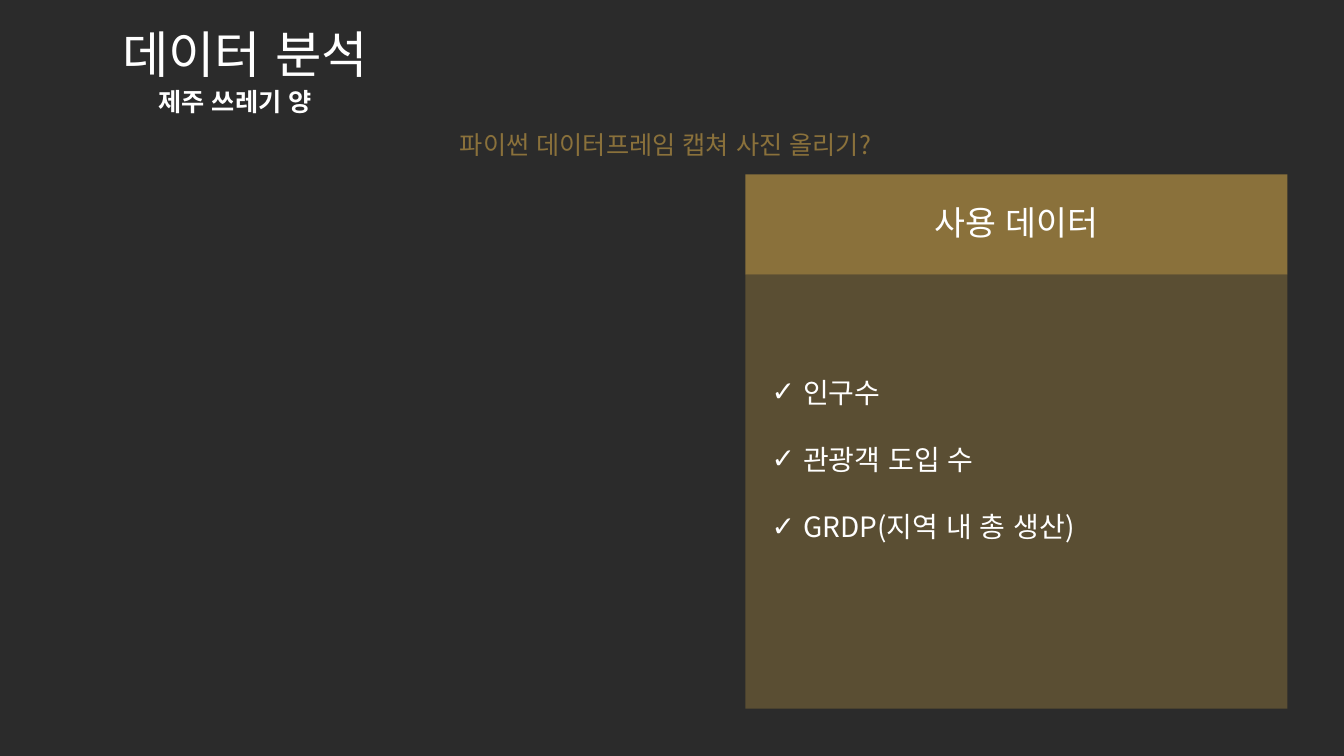
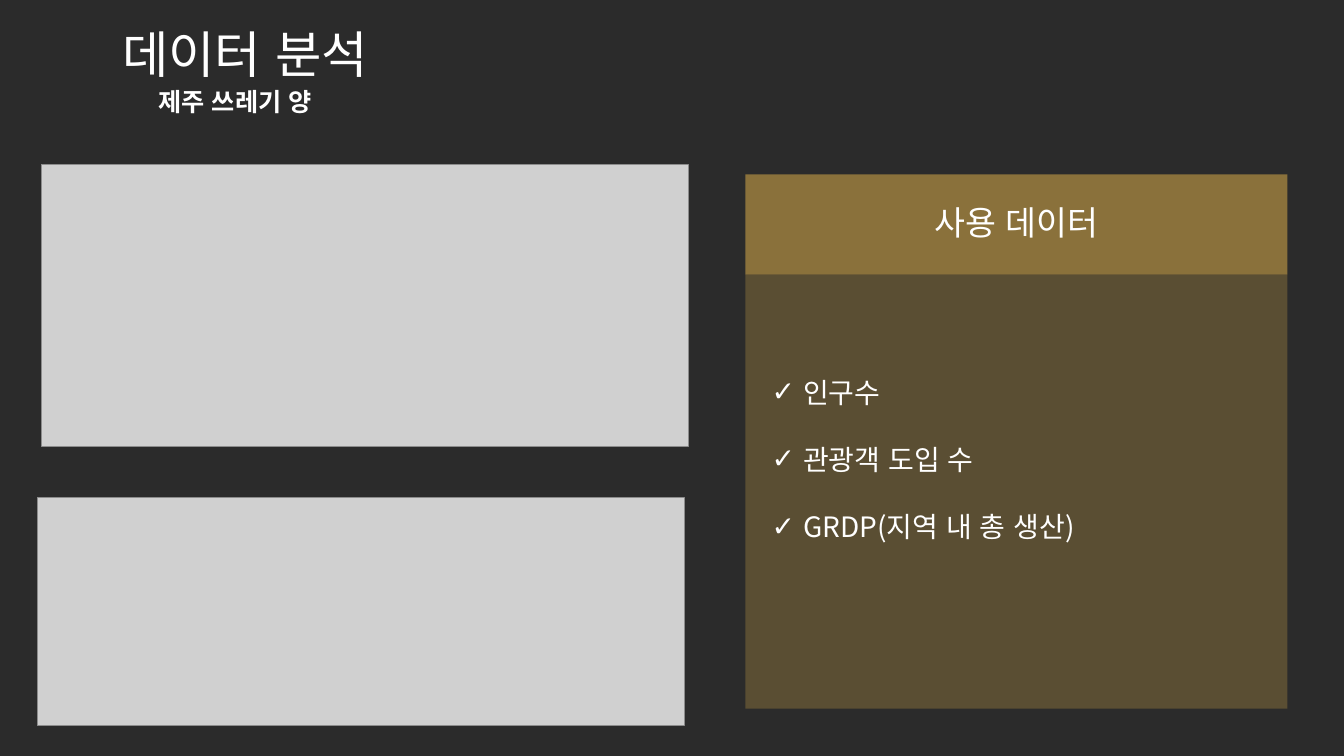
Before and after one commit to so-jeong0127/Python-Project, a slide deck: slide 8 of 3조_1차_재활용도움센터 위치 선정.pptx (slide 7 before the commit). Drawn at 1344x756 pixels with LibreOffice and Linux fonts; fonts in the diff are those of the drawing; grey boxes stand for pictures; background and template pictures are left out; a plain dark background stands for a picture behind light text. Boxes give left, top, right and bottom in pixels: in the first picture for what was removed or moved away, otherwise in the second. Text is boxed around its words. In the diff, an @@ line names an element or a change of style, - is before the commit and + after.

```diff
--- a/3조_1차_재활용도움센터 위치 선정.pptx
+++ b/3조_1차_재활용도움센터 위치 선정.pptx
@@ text removed at (460, 133, 871, 156) @@
-파이썬 데이터프레임 캡쳐 사진 올리기?
@@ picture added at (41, 165, 689, 447) @@
@@ picture added at (37, 498, 685, 726) @@
```
Also in this commit, not shown: 5 other slides changed, 3 slides added, 2 slides removed.
